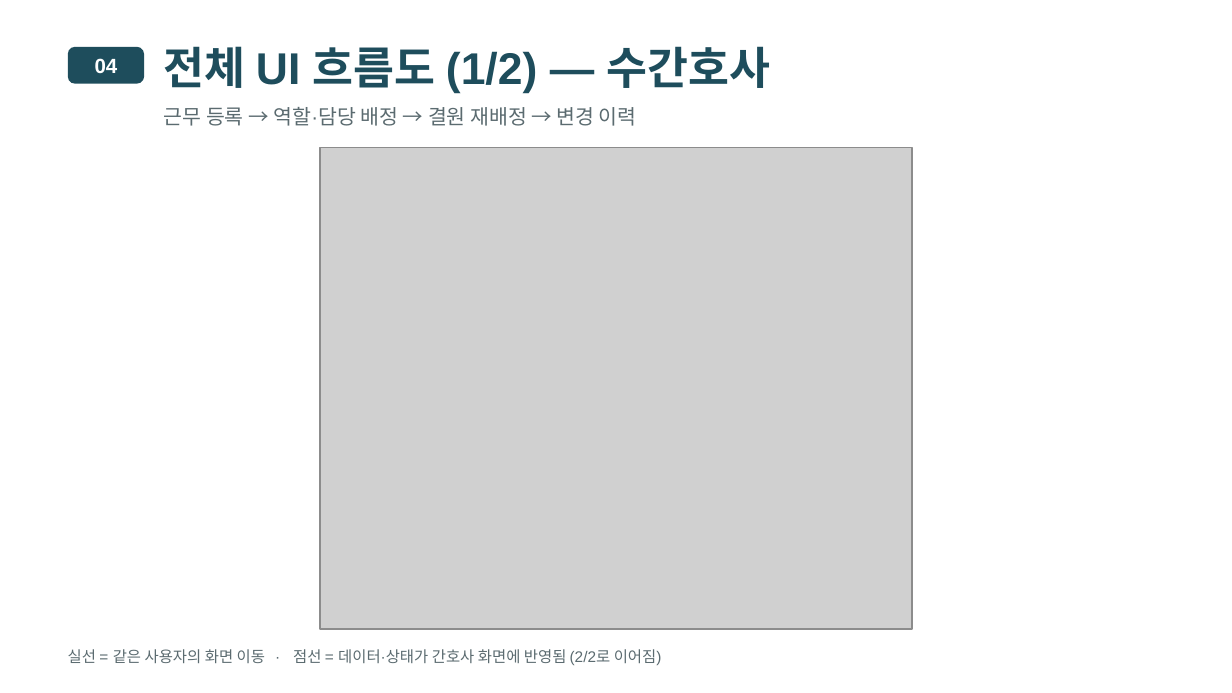
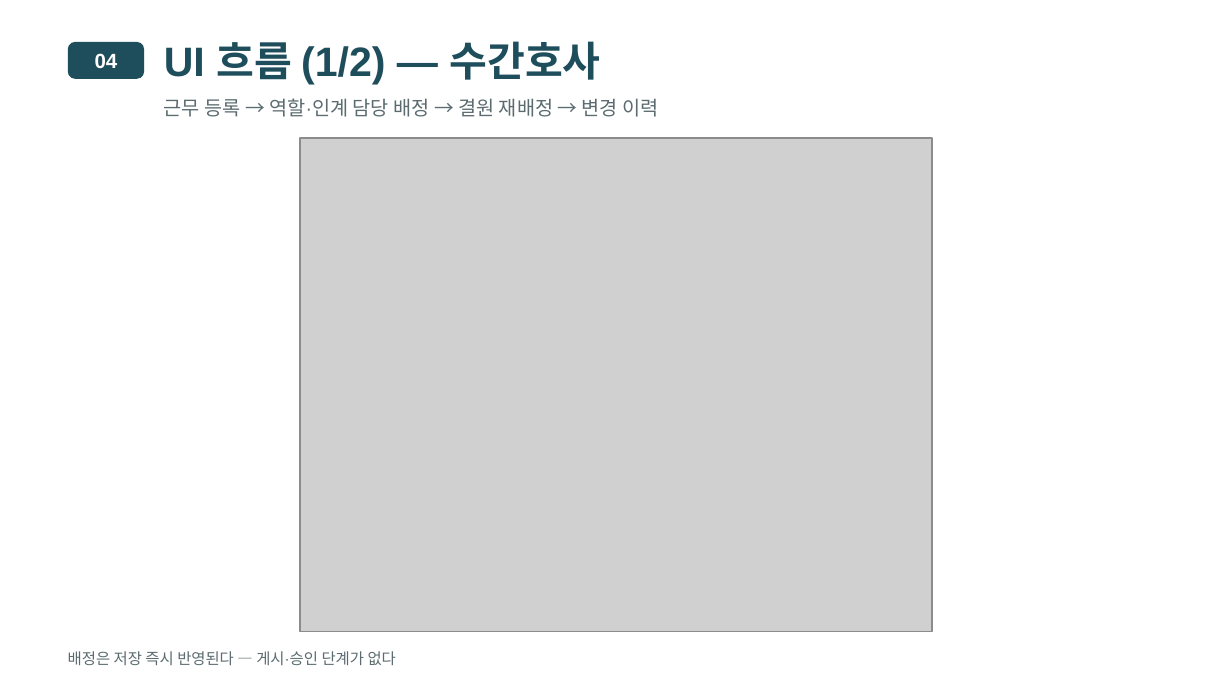
Before and after one commit to wodnjs2020136144/skala-webservice-mini, a slide deck: slide 12 of deliverables/10반_황재원_너와나의인계고리-개요.pptx (slide 11 before the commit). Drawn at 1232x693 pixels with LibreOffice and Linux fonts; fonts in the diff are those of the drawing; grey boxes stand for pictures. Boxes give left, top, right and bottom in pixels: in the first picture for what was removed or moved away, otherwise in the second. Text is boxed around its words. In the diff, an @@ line names an element or a change of style, - is before the commit and + after.

```diff
--- a/deliverables/10반_황재원_너와나의인계고리-개요.pptx
+++ b/deliverables/10반_황재원_너와나의인계고리-개요.pptx
@@ text "04": place and size @@
-text "04" at <box>95,58,118,73</box>
+text "04" at <box>95,53,118,68</box>
@@ rounded rectangle: place and size @@
-rounded rectangle at <box>68,47,144,84</box>
+rounded rectangle at <box>68,42,144,79</box>
@@ text at <box>164,41,600,85</box>: text changed; size 26 to 24 pt @@
-전체 UI 흐름도 (1/2) — 수간호사
+UI 흐름 (1/2) — 수간호사
@@ text at <box>164,98,659,117</box>: text changed; size 12 to 11.5 pt @@
-근무 등록 → 역할·담당 배정 → 결원 재배정 → 변경 이력
+근무 등록 → 역할·인계 담당 배정 → 결원 재배정 → 변경 이력
@@ picture: place and size @@
-picture at <box>320,148,913,628</box>
+picture at <box>299,138,931,631</box>
@@ text at <box>68,651,396,665</box>: text changed @@
-실선 = 같은 사용자의 화면 이동 · 점선 = 데이터·상태가 간호사 화면에 반영됨 (2/2로 이어짐)
+배정은 저장 즉시 반영된다 — 게시·승인 단계가 없다
```
Also in this commit, not shown: 4 other slides changed, 25 slides added, 23 slides removed, 16 other files.
